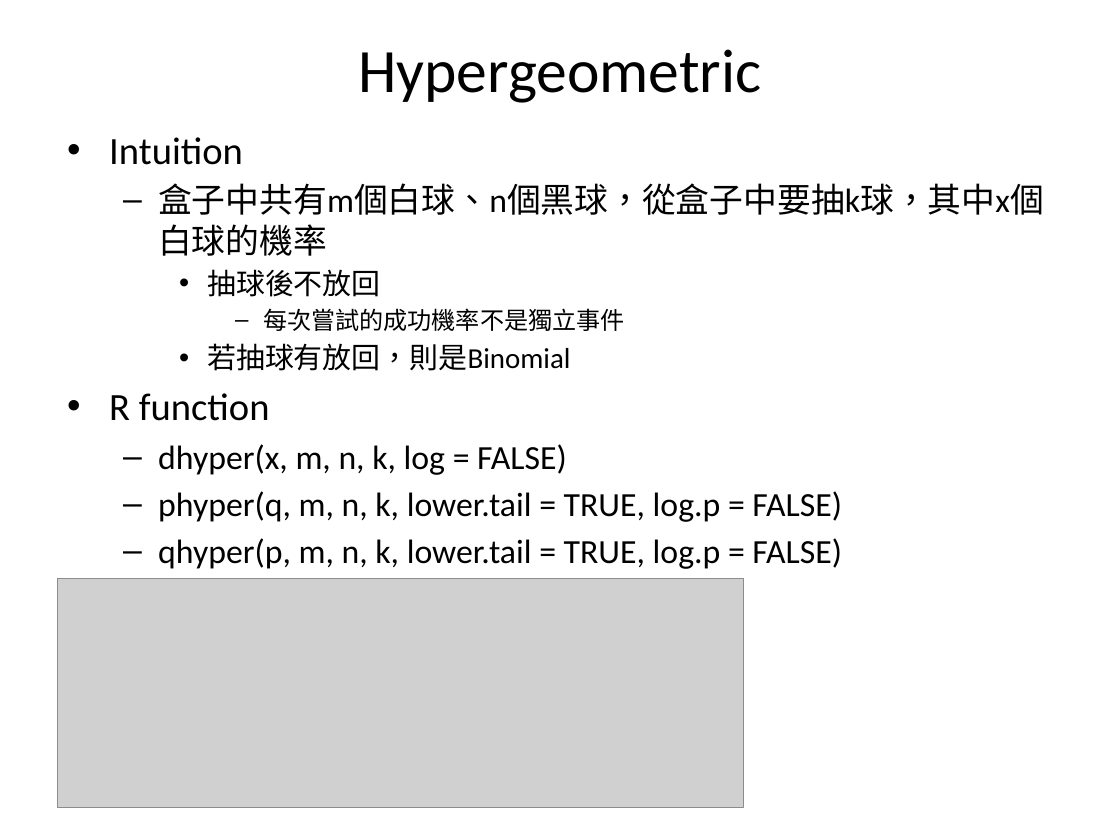
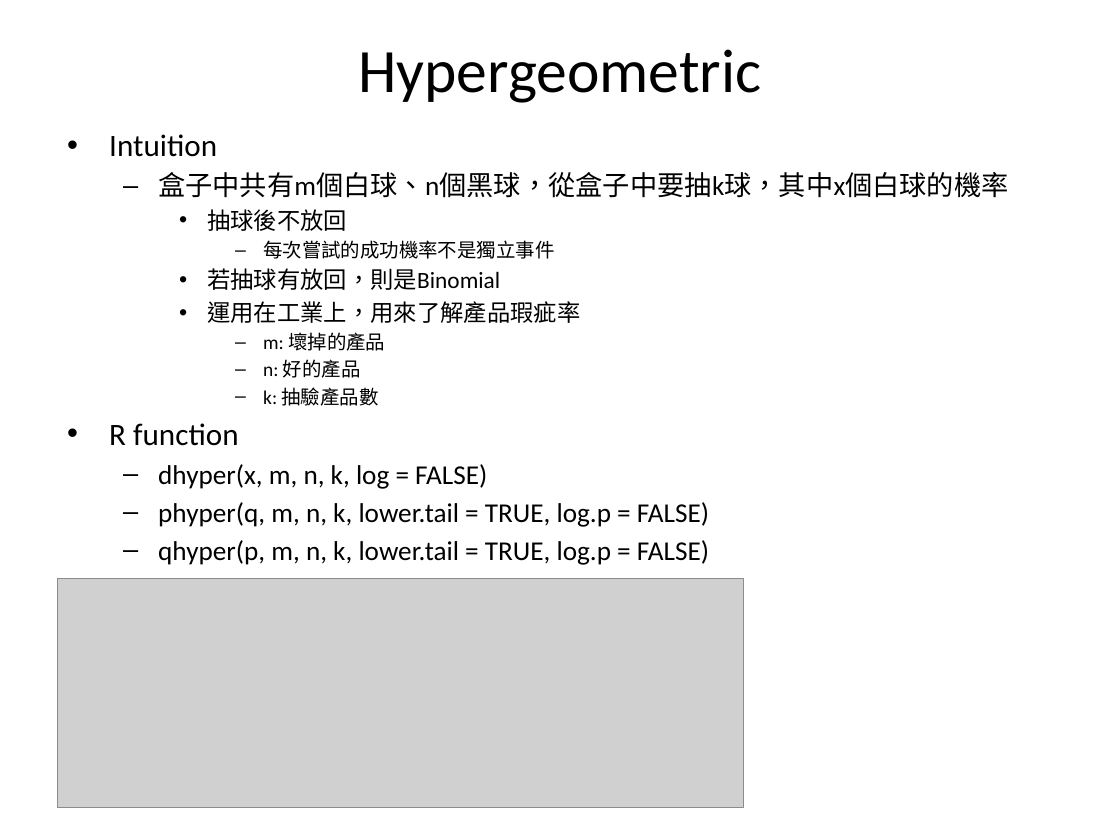
Before and after one commit to fuchingy/data_science, a slide deck: slide 12 of probability/doc/random_variable_distribution.pptx. Drawn at 1120x840 pixels with LibreOffice and Linux fonts; fonts in the diff are those of the drawing; grey boxes stand for pictures. Boxes give left, top, right and bottom in pixels: in the first picture for what was removed or moved away, otherwise in the second. Text is boxed around its words. In the diff, an @@ line names an element or a change of style, - is before the commit and + after.

```diff
--- a/probability/doc/random_variable_distribution.pptx
+++ b/probability/doc/random_variable_distribution.pptx
@@ text at <box>109,134,1008,579</box>: size 24.8 to 20 pt in "Intuition", "R function"; size 21.7 to 17.5 pt in "盒子中共有m個白球、n個黑球，從盒子中要抽k球，其中x個白球的機率", "dhyper(x, m, n, k, log = FALSE)", "phyper(q, m, n, k, lower.tail = TRUE, ...", "qhyper(p, m, n, k, lower.tail = TRUE, ..." and 1 more places; size 18.6 to 15 pt in "抽球後不放回", "若抽球有放回，則是Binomial"; size 15.5 to 12.5 pt in "每次嘗試的成功機率不是獨立事件" @@
@@ text at <box>207,301,580,406</box>: paragraphs added @@
+    • 運用在工業上，用來了解產品瑕疵率
+      – m: 壞掉的產品
+      – n: 好的產品
+      – k: 抽驗產品數
```
Also in this commit, not shown: 1 other slide changed, 7 slides added.
